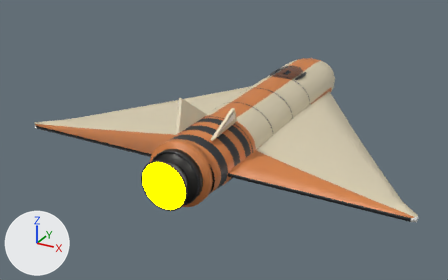
A saved change to the glTF model ThoriumGap_JS/models/Ship_Longwing_10.glb.
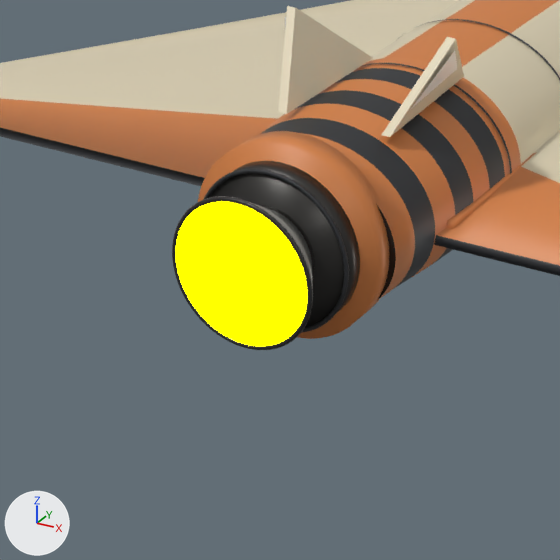
Each version is shown whole from a 50 mm camera at (4.92, -10.71, 4.51) aimed at (-0.52, -0.82, -0.44), then close up on the part from 19% to 60% of the width and 34% to 100% of the height. The lights are fixed; the arrows at lower left show +X, +Y and +Z. The first two pictures are the older version. Where no turn or scale is listed for an object, it has been applied to the vertices.

In view in the first close-up: 'AftCollar_IntegratedSingleEngineBand', 'EngineBell_Center_BroadBurnishedNozzle', 'EngineBlock_AftDarkSingleEngineHousing', 'EngineBlock_OuterBoltedRim', 'EngineEmitter', 'EngineLip_Center_DarkWideRim', 'Fuselage_OrganicEllipsoidTaperedBody_BakedPaint', 'TailFin_Left_CantedStabilizer', 'TailFin_Right_CantedStabilizer', 'Wing_Left_LongDeltaAerofoil_BakedPaint', 'Wing_Right_LongDeltaAerofoil_BakedPaint' and 5 more.
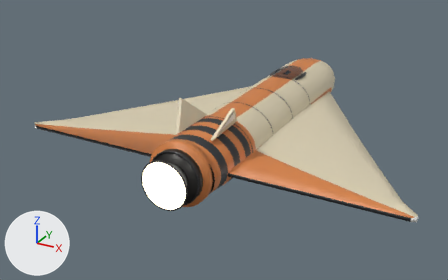
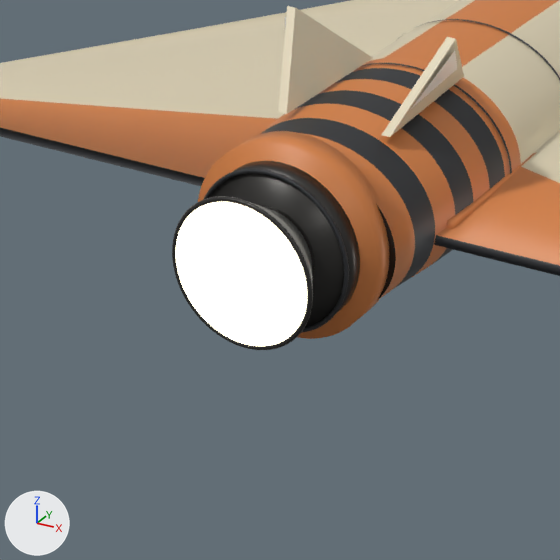
Pixel boxes [x1, y1, x2, y2] of what changed, in the close-ups (560 x 560 px):
'EngineEmitter', recoloured (yellow to beige): [175, 202, 307, 346] in both

The change, as a diff of the scene's bpy script:
```diff
--- a/ThoriumGap_JS/models/Ship_Longwing_10.glb.py
+++ b/ThoriumGap_JS/models/Ship_Longwing_10.glb.py
@@ mat_engineglow @@
 mat_engineglow.roughness = 1.0
-mat_engineglow.emission_color = (1.0, 1.0, 0.0)  # yellow #ffff00
+mat_engineglow.emission_color = (0.62, 0.57, 0.4)  # beige #cec7aa
 mat_engineglow.emission_strength = 5.0
```
